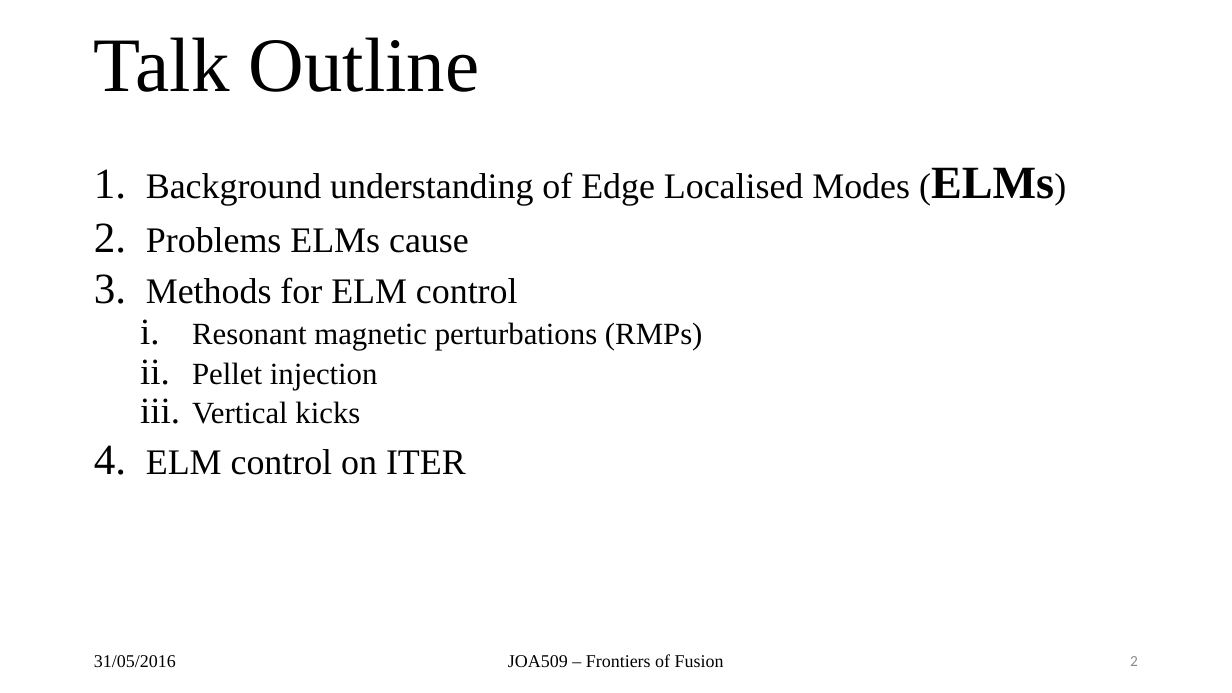
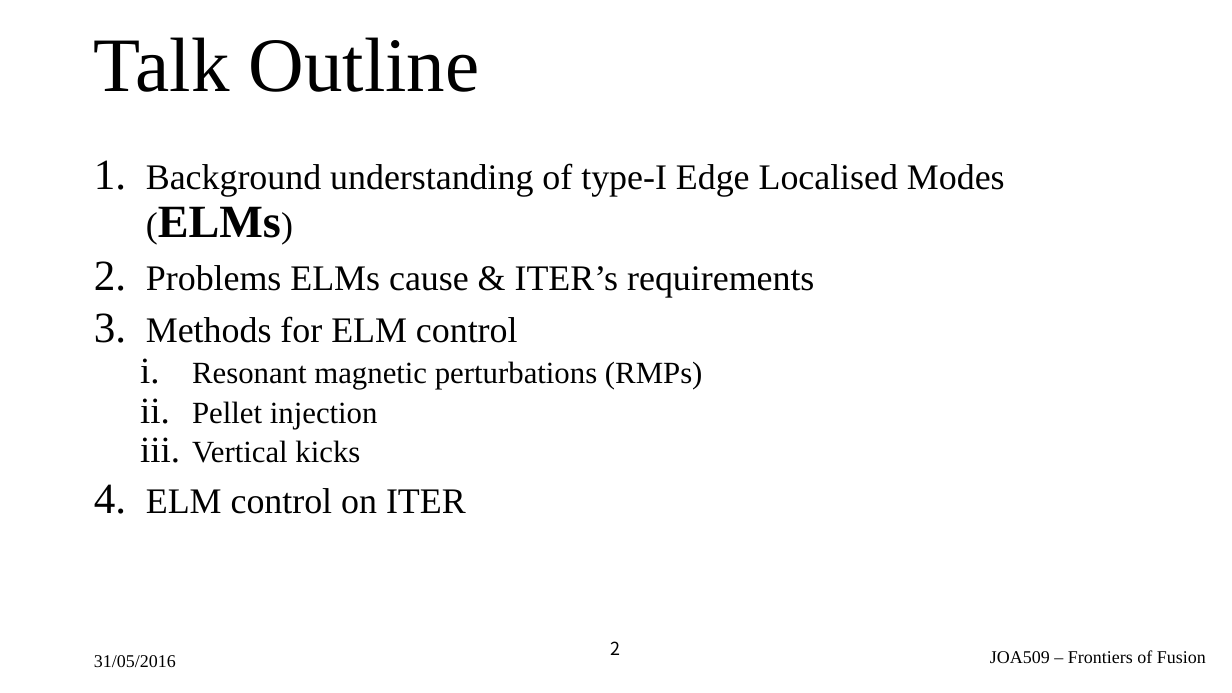
Before and after one commit to airdas/FFessay, a slide deck: slide 2 of Presentation/elmz.pptx. Drawn at 1232x693 pixels with LibreOffice and Linux fonts; fonts in the diff are those of the drawing; background and template pictures are left out. Boxes give left, top, right and bottom in pixels: in the first picture for what was removed or moved away, otherwise in the second. Text is boxed around its words. In the diff, an @@ line names an element or a change of style, - is before the commit and + after.

```diff
--- a/Presentation/elmz.pptx
+++ b/Presentation/elmz.pptx
@@ text at (x1=146, y1=163, x2=1005, y2=298): text changed @@
-1. Background understanding of Edge Localised Modes (ELMs)
-2. Problems ELMs cause
+1. Background understanding of type-I Edge Localised Modes (ELMs)
+2. Problems ELMs cause & ITER’s requirements
@@ page number moved from (x1=1130, y1=656, x2=1138, y2=666) to (x1=611, y1=641, x2=621, y2=655) @@
@@ page number at (x1=611, y1=641, x2=621, y2=655): size 12 to 14 pt, font Calibri to Noto Sans CJK KR, text colour #8C8C8C to #000000; alignment right to centre; vertical alignment middle to top @@
@@ text "JOA509 – Frontiers of Fusion" moved from (x1=508, y1=654, x2=724, y2=667) to (x1=990, y1=650, x2=1206, y2=663) @@
@@ text "JOA509 – Frontiers of Fusion" at (x1=990, y1=650, x2=1206, y2=663): alignment centre to right; vertical alignment middle to top @@
```
Also in this commit, not shown: 4 other slides changed, 6 slides added, 3 other files.
